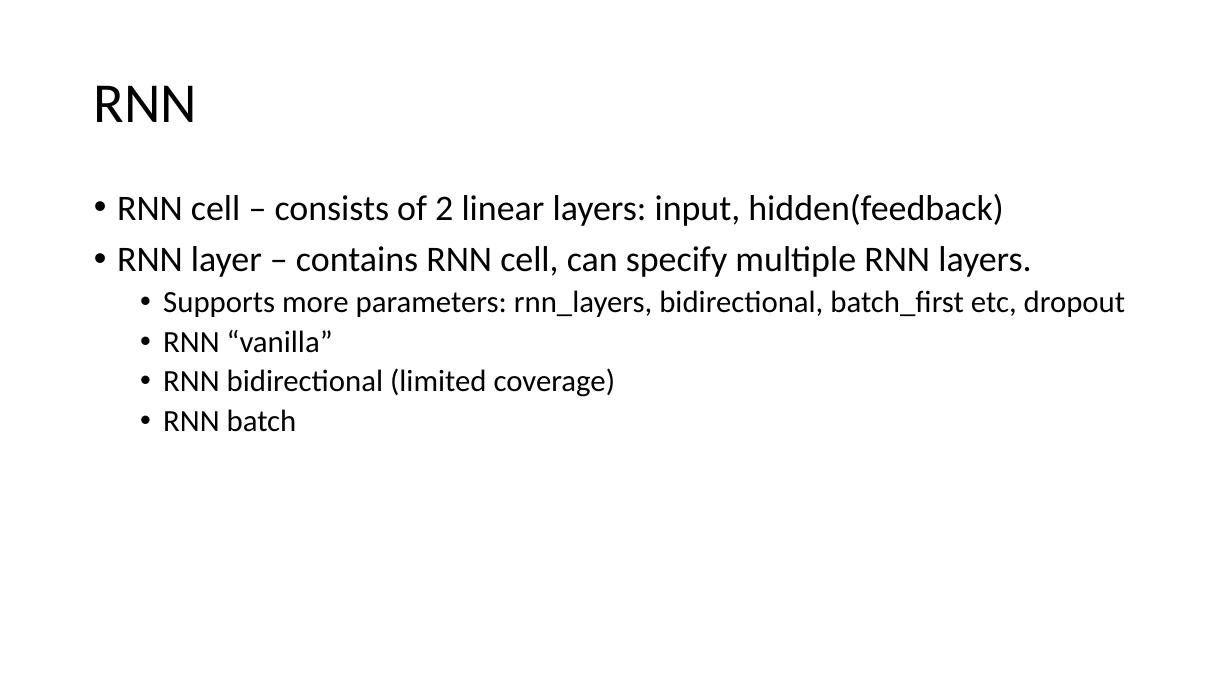
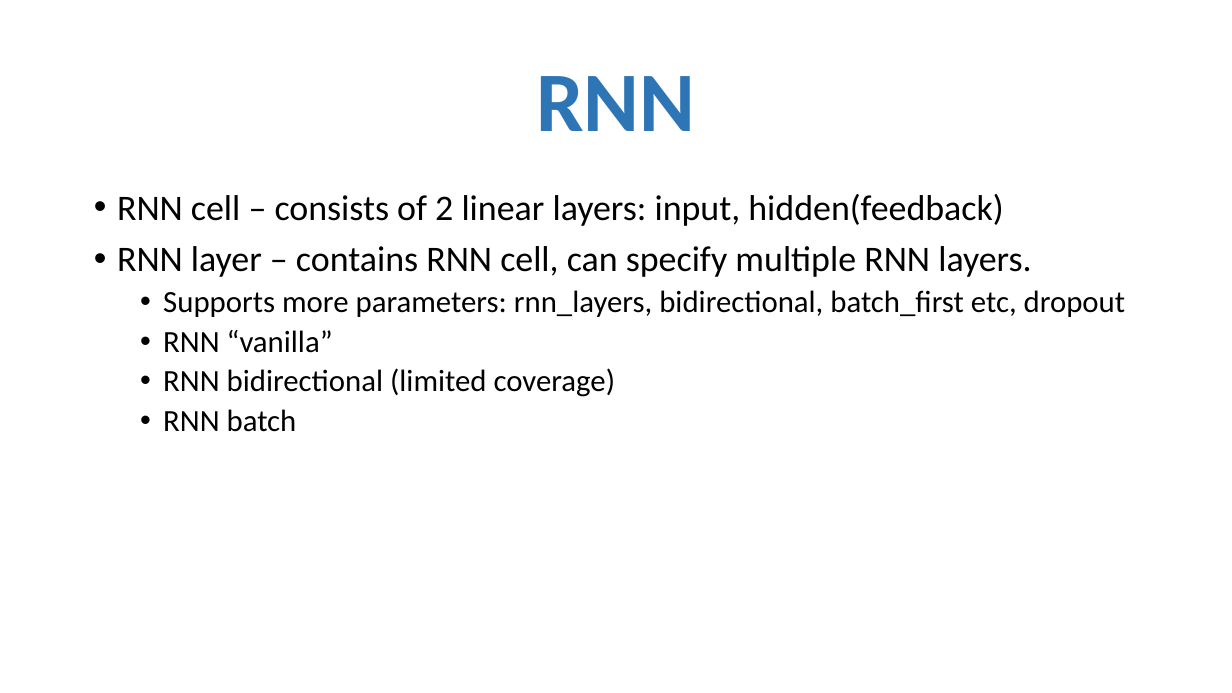
Before and after one commit to ggankhuy/codelab-scripts-github, a slide deck: slide 3 of ml/tf/tf-from-scratch/3/code-exercises/ml-models-from-scratch.pptx. Drawn at 1232x693 pixels with LibreOffice and Linux fonts; fonts in the diff are those of the drawing. Boxes give left, top, right and bottom in pixels: in the first picture for what was removed or moved away, otherwise in the second. Text is boxed around its words. In the diff, an @@ line names an element or a change of style, - is before the commit and + after.

Commit message:
updated ppt and vsd files

```diff
--- a/ml/tf/tf-from-scratch/3/code-exercises/ml-models-from-scratch.pptx
+++ b/ml/tf/tf-from-scratch/3/code-exercises/ml-models-from-scratch.pptx
@@ title "RNN" at (536,76,695,131): size 44 to 66 pt, text colour #000000 to #2E75B6, bold on; alignment left to centre @@
```
Also in this commit, not shown: 9 slides added, 1 other file.
